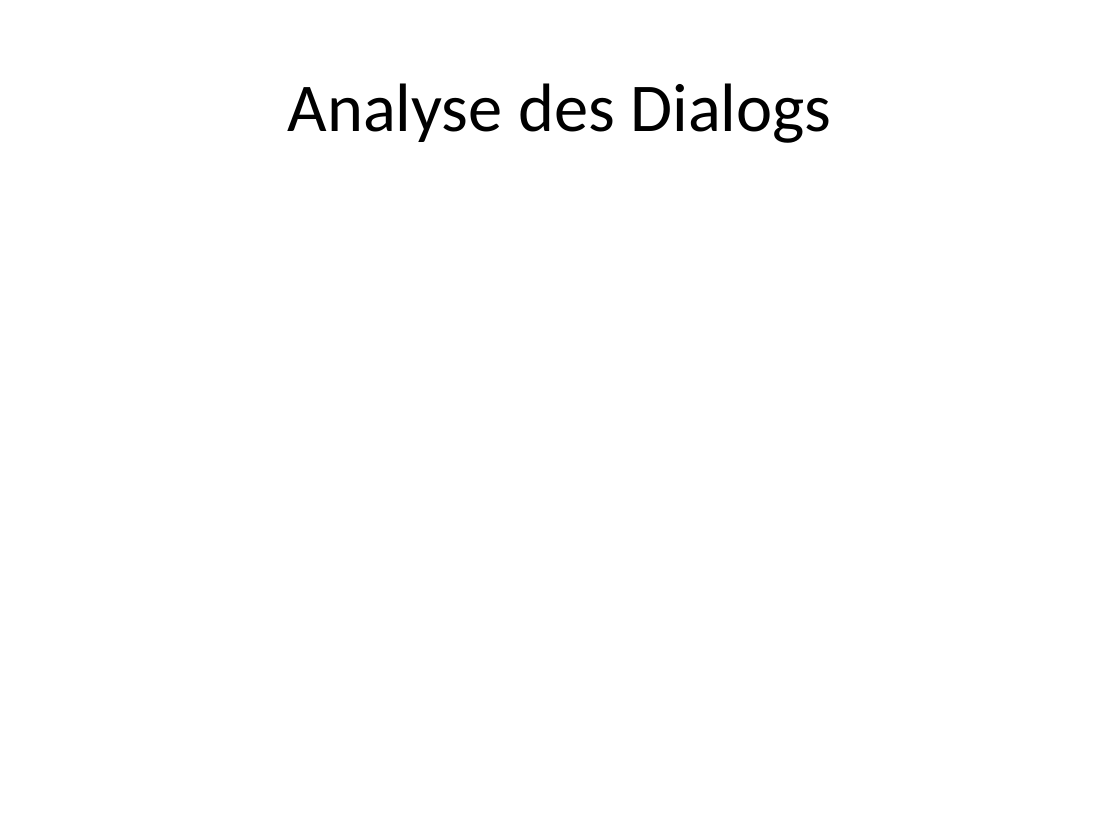
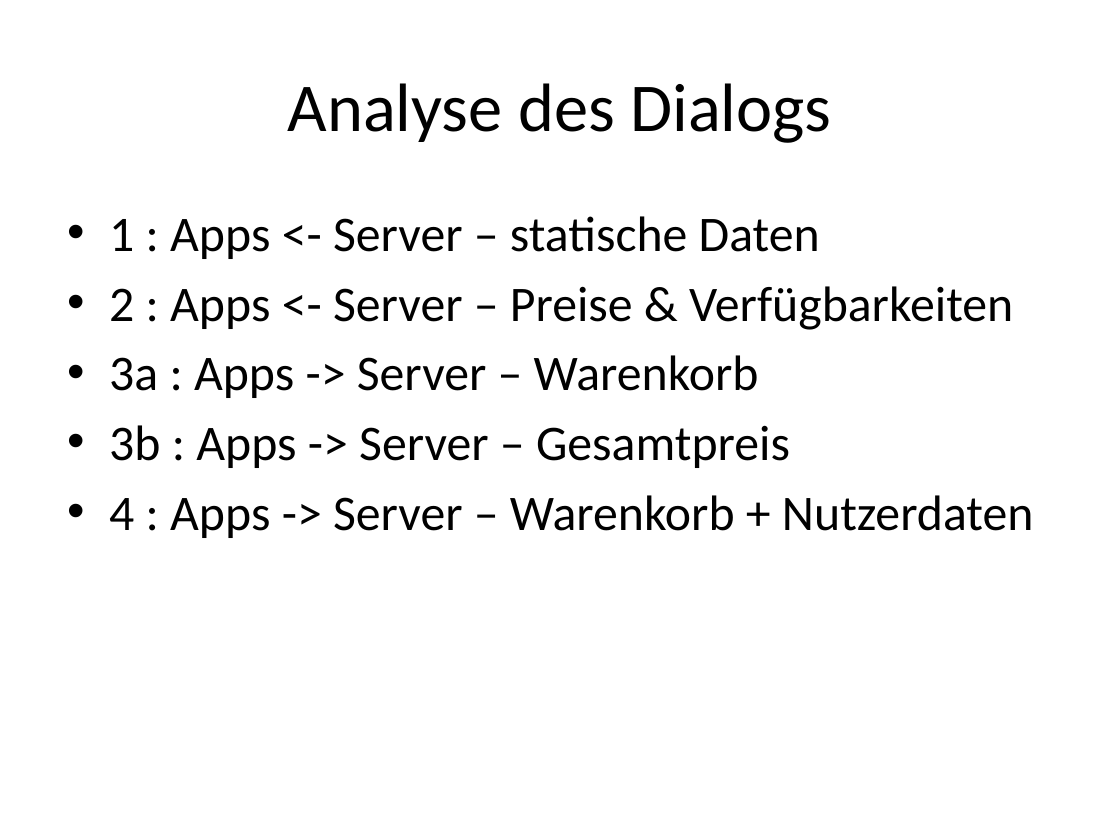
Before and after one commit to janhelmle/weiterbildung_fachinformatiker_ihk_projektantrag, a slide deck: slide 8 of praesentation/Projektpräsentation.pptx. Drawn at 1120x840 pixels with LibreOffice and Linux fonts; fonts in the diff are those of the drawing. Boxes give left, top, right and bottom in pixels: in the first picture for what was removed or moved away, otherwise in the second. Text is boxed around its words. In the diff, an @@ line names an element or a change of style, - is before the commit and + after.

```diff
--- a/praesentation/Projektpräsentation.pptx
+++ b/praesentation/Projektpräsentation.pptx
@@ text added at <box>109,216,1034,538</box>, 32 pt, text #000000 @@
+• 1 : Apps <- Server – statische Daten
+• 2 : Apps <- Server – Preise & Verfügbarkeiten
+• 3a : Apps -> Server – Warenkorb
+• 3b : Apps -> Server – Gesamtpreis
+• 4 : Apps -> Server – Warenkorb + Nutzerdaten
```
Also in this commit, not shown: 1 other slide changed, 7 other files.
